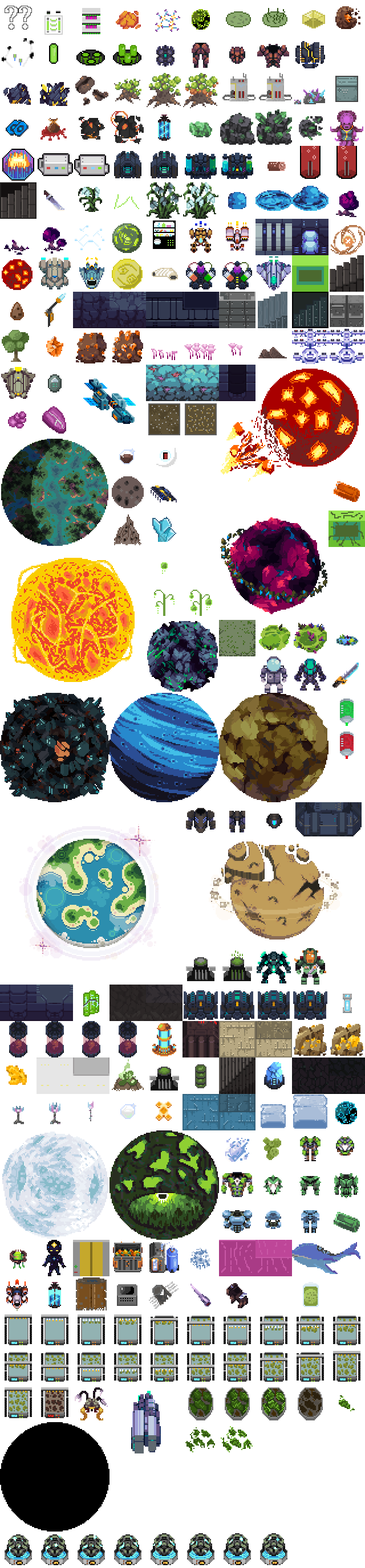
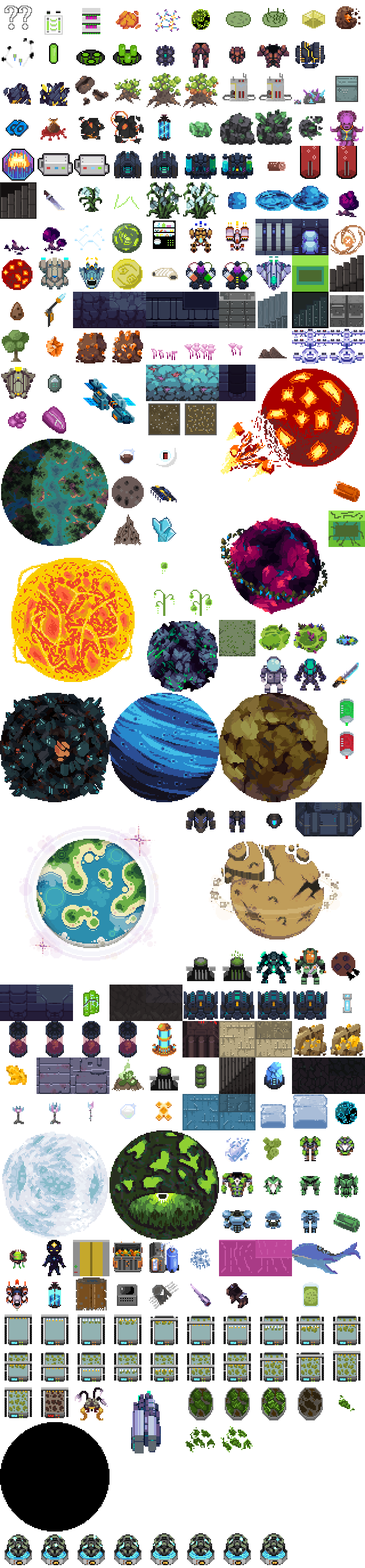
Layer changes from the first 365×1568 image to the second:
added layer "asteroid-ship" above "augmentation-station" over 331, 952, 360, 981
added layer "wall-city" above "wall-corporation" over 36, 1057, 73, 1094
renamed "SOME TYPE OF WALL BOTTOM LEFT" to "wall-corporation", hid it, moved it above "wall-city-extended" over 36, 1057, 73, 1094
added layer "wall-city-extended" above "wall-corporation-extended" over 72, 1057, 110, 1094
moved "wall-corporation-extended" above "wall-desert" over 72, 1057, 110, 1094
